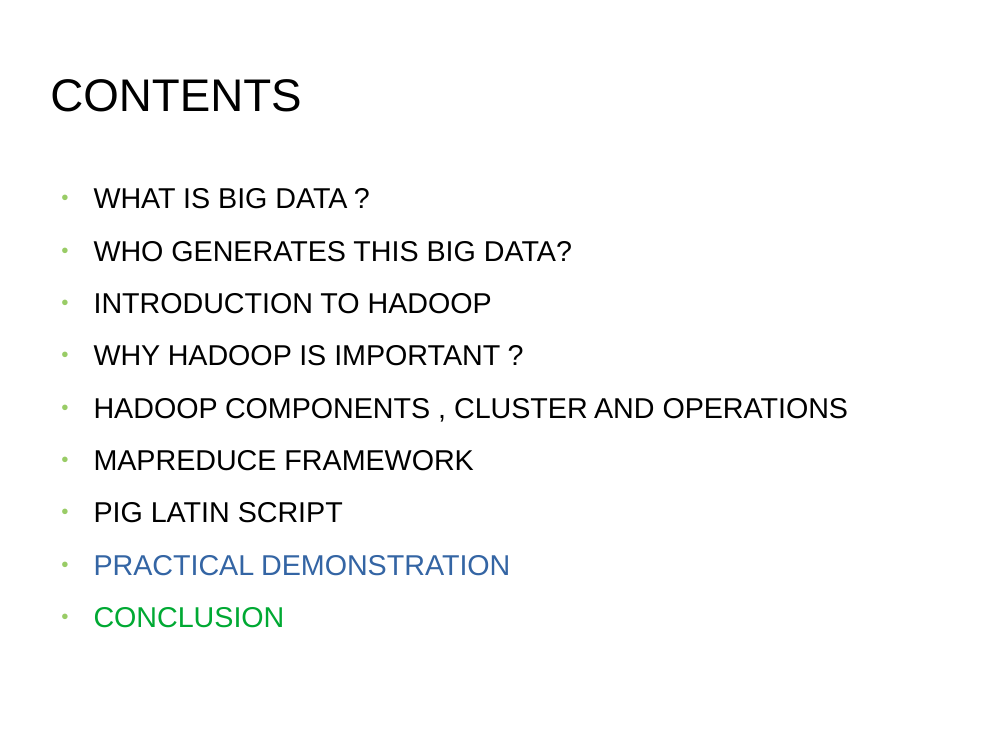
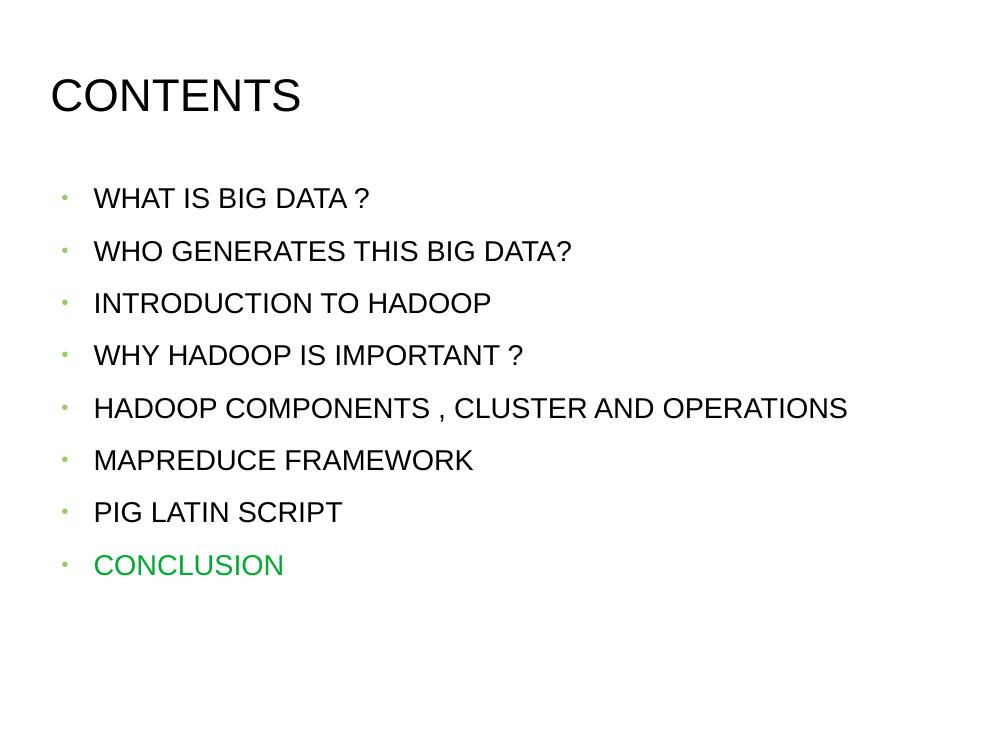
Before and after one commit to G-Sudarshan/Big-Data-and-Hadoop, a slide deck: slide 2 of Big Data & Hadoop by G Sudarshan.pptx. Drawn at 1008x756 pixels with LibreOffice and Linux fonts; fonts in the diff are those of the drawing; background and template pictures are left out. Boxes give left, top, right and bottom in pixels: in the first picture for what was removed or moved away, otherwise in the second. Text is boxed around its words. In the diff, an @@ line names an element or a change of style, - is before the commit and + after.

```diff
--- a/Big Data & Hadoop by G Sudarshan.pptx
+++ b/Big Data & Hadoop by G Sudarshan.pptx
@@ text at (94, 555, 510, 576): paragraph removed @@
-● PRACTICAL DEMONSTRATION
```
Also in this commit, not shown: 5 other slides changed, 3 slides removed.
